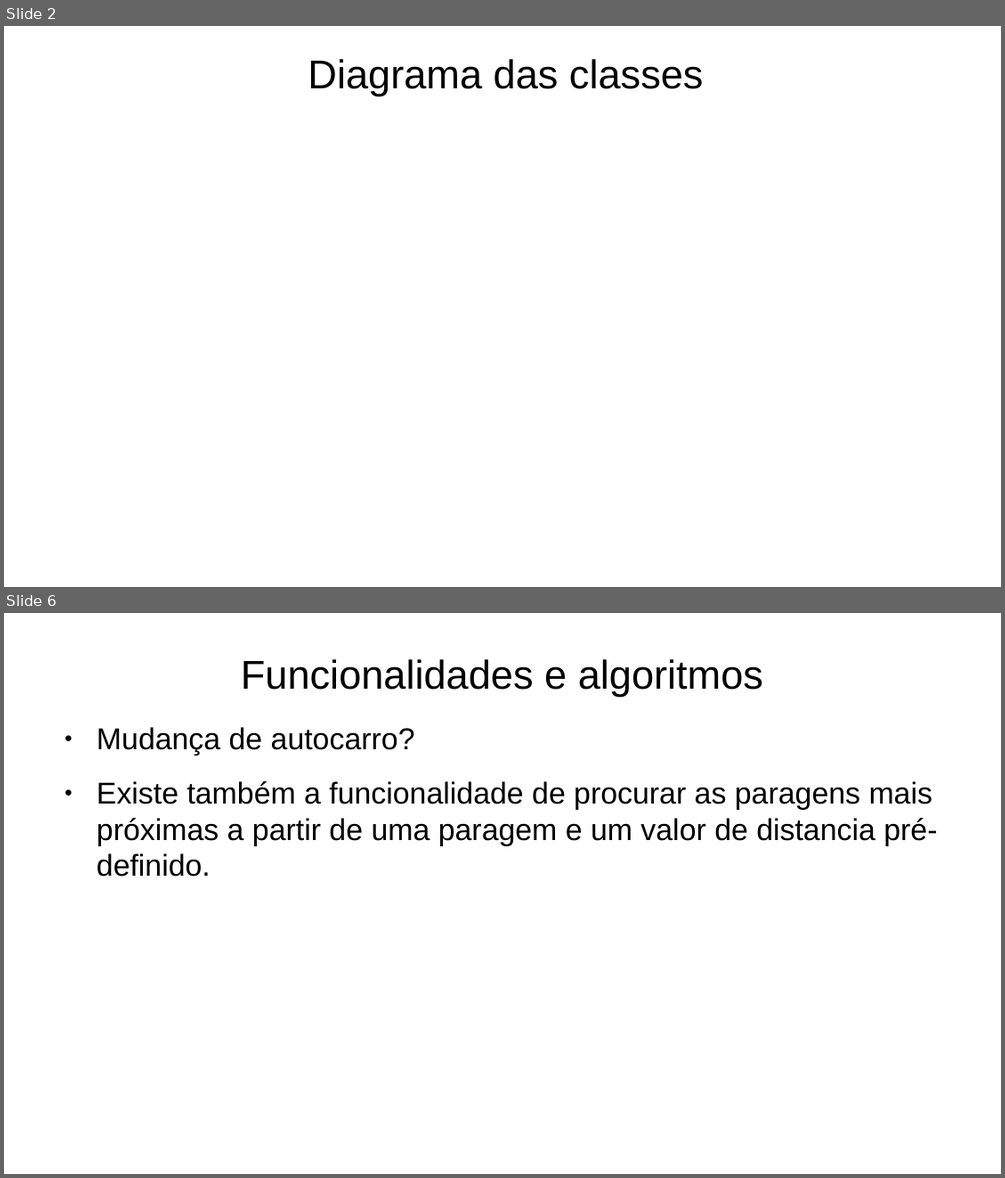
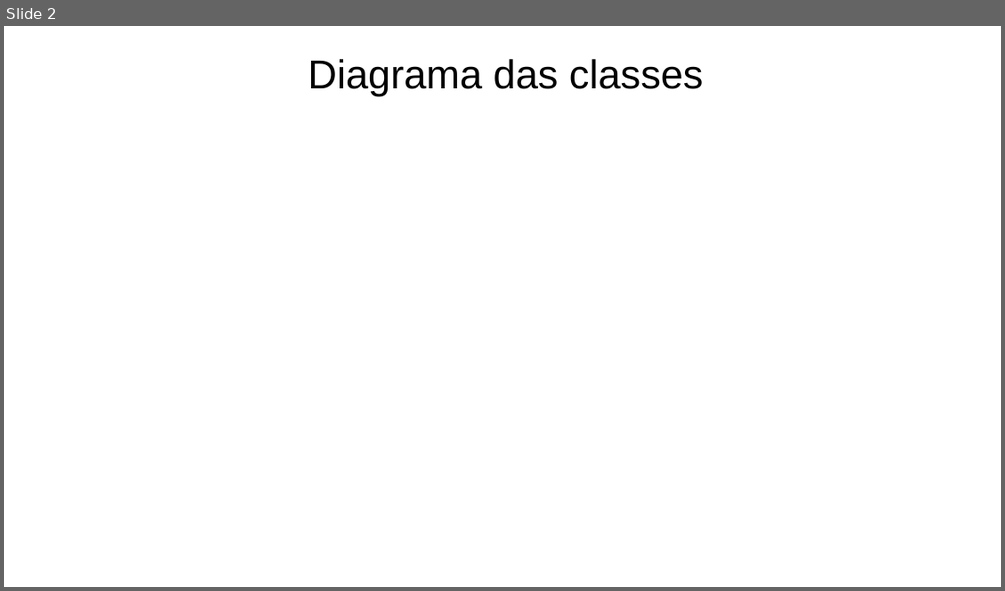
Before and after one commit to Naapperas/feup-aed-proj2, a slide deck: Apresentação.pptx. Shown one above the other, each under a label of ours: slides 2 and 6 before the commit, slide 2 after it; the slides between them are not shown. The pictures are 1005x1178 and 1005x591 pixels, drawn with LibreOffice and Linux fonts; fonts in the diff are those of the drawing. Boxes give left, top, right and bottom in pixels: in the first picture for what was removed or moved away, otherwise in the second. Text is boxed around its words. In the diff, an @@ line names an element or a change of style, - is before the commit and + after.

```diff
--- a/Apresentação.pptx
+++ b/Apresentação.pptx
@@ slide 6 removed at bbox=[4, 613, 1001, 1174], background #FFFFFF @@
@@ text removed at bbox=[241, 659, 763, 697] @@
-Funcionalidades e algoritmos
@@ text removed at bbox=[97, 727, 937, 876] @@
-● Mudança de autocarro?
-● Existe também a funcionalidade de procurar as paragens mais próximas a partir de uma paragem e um valor de distancia pré-definido.
```
Also in this commit, not shown: 5 slides changed, 5 slides added, 1 other slide removed.
